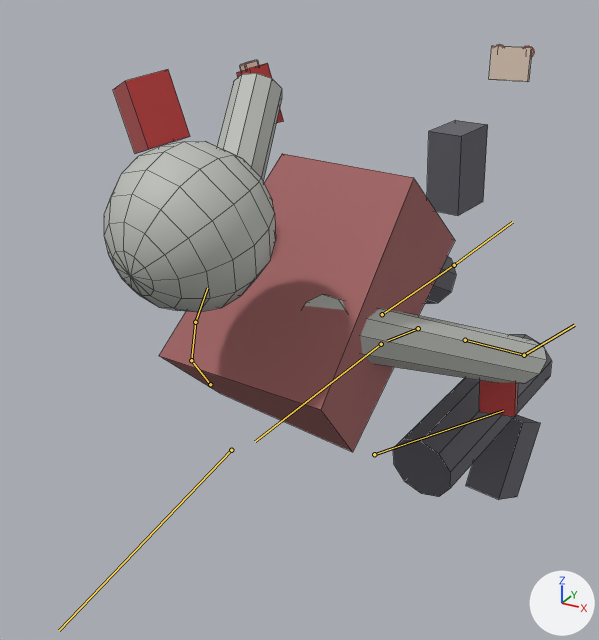
A saved change to the FBX model Assets/Models/Characters/Zombie_Runner.fbx.
The view is the same before and after, from a camera (50 mm lens) standing at (0.643, -1.774, 1.701) and looking at (-0.19, -0.259, 0.943). Every picture has the same lights, and +X, +Y and +Z are marked at lower right. The first picture is the older version. Both versions are drawn at frame 11 of the action 'Zombie_Runner_Rig|AttackB'; the numbers are the values there. The bones that change, and the others that lie on the model, are drawn over the model as lines. Mesh edges are drawn as thin lines.

Names of what the first picture shows: 'Zombie_Runner'.
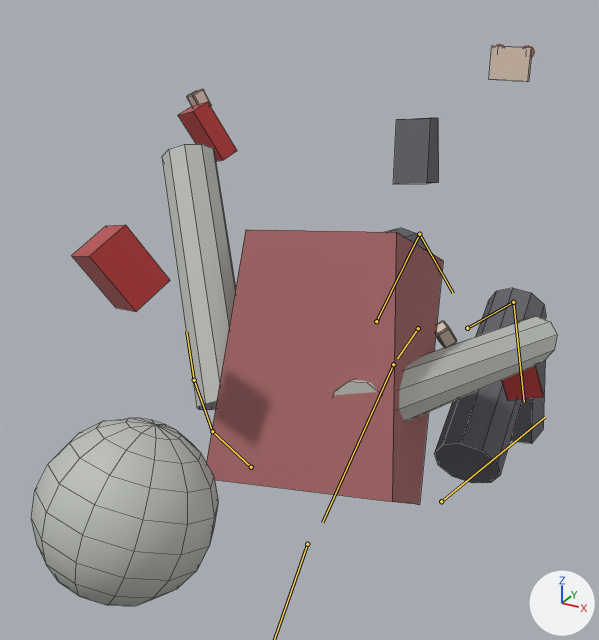
Pixel boxes (x1, y1, x2, y2) of what changed, in the pictures (599 x 640 px):
'Zombie_Runner', posed (17% wider, 23% taller): before (104, 44, 552, 500); after (31, 44, 557, 606)
bone 'Hips', root to tip: before (418, 328) to (387, 341); after (418, 328) to (397, 358)
bone 'LeftLowerLeg', root to tip: before (454, 265) to (512, 222); after (419, 234) to (453, 293)
bone 'RightLowerLeg', root to tip: before (524, 355) to (574, 325); after (513, 302) to (524, 402)

The edits, one by one:
Bone 'Hips' (bone_hips) turns from (84, -11, 0) to (100, 0, 8) degrees about its own x, y and z.
Bone 'Head' (bone_head) turns from (12, 0, 0) to (40, 0, 20) degrees about its own x, y and z.
Bone 'LeftLowerLeg' (bone_leftlowerleg) turns from (0, 0, 0) to (-70, 0, 0) degrees about its own x, y and z.
Bone 'RightLowerLeg' (bone_rightlowerleg) turns from (18, 0, 0) to (-70, 0, 0) degrees about its own x, y and z.
